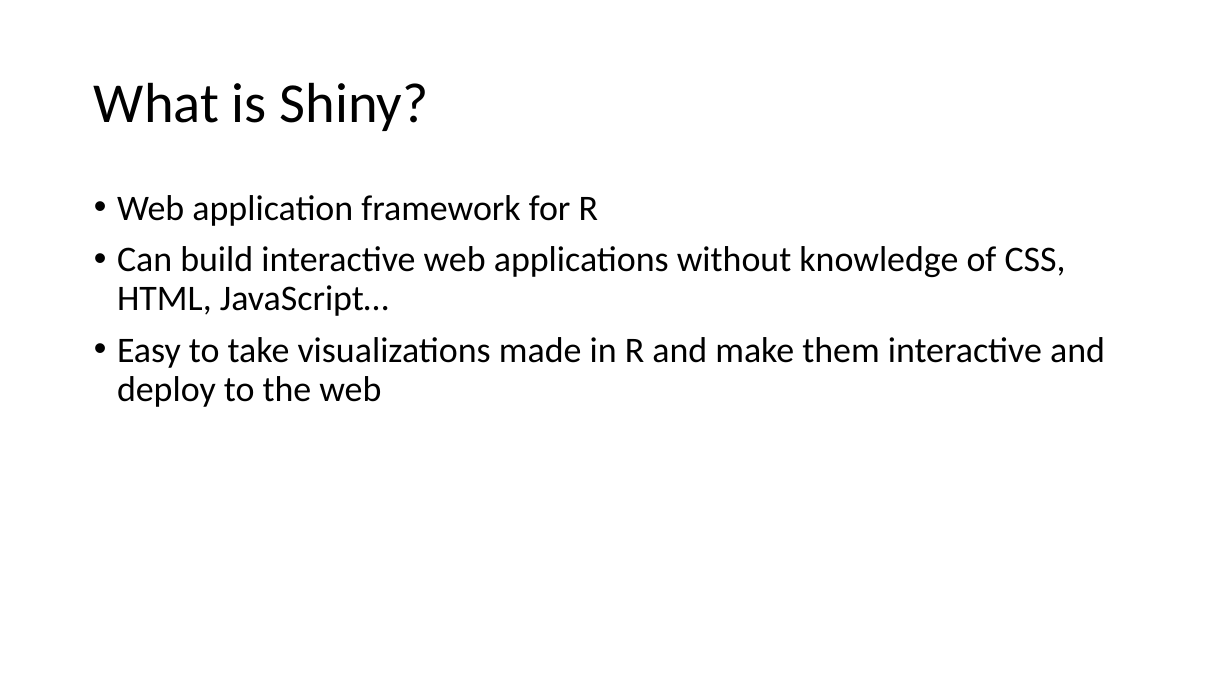
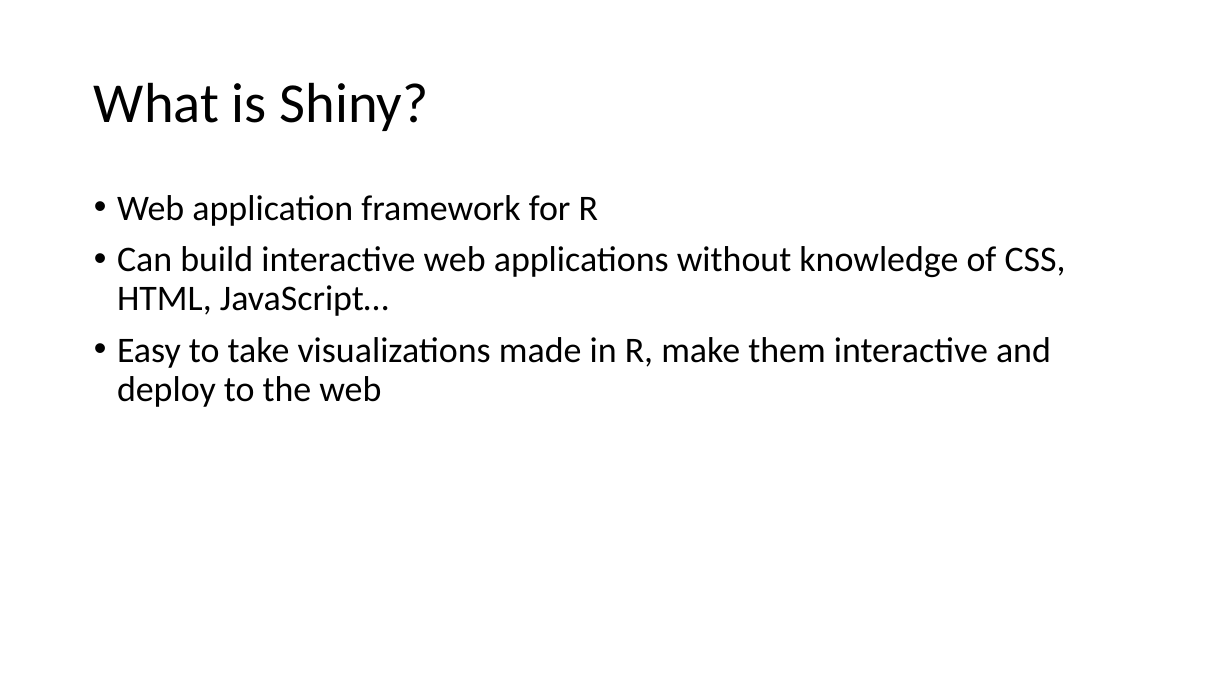
Before and after one commit to CSDE-UW/iussp-mainz-social-media, a slide deck: slide 2 of Shiny/shiny.pptx. Drawn at 1232x693 pixels with LibreOffice and Linux fonts; fonts in the diff are those of the drawing. Boxes give left, top, right and bottom in pixels: in the first picture for what was removed or moved away, otherwise in the second. Text is boxed around its words. In the diff, an @@ line names an element or a change of style, - is before the commit and + after.

```diff
--- a/Shiny/shiny.pptx
+++ b/Shiny/shiny.pptx
@@ text at <box>117,337,1051,407</box>: text changed @@
-• Easy to take visualizations made in R and make them interactive and deploy to the web
+• Easy to take visualizations made in R, make them interactive and deploy to the web
```
Also in this commit, not shown: 1 other slide changed.
